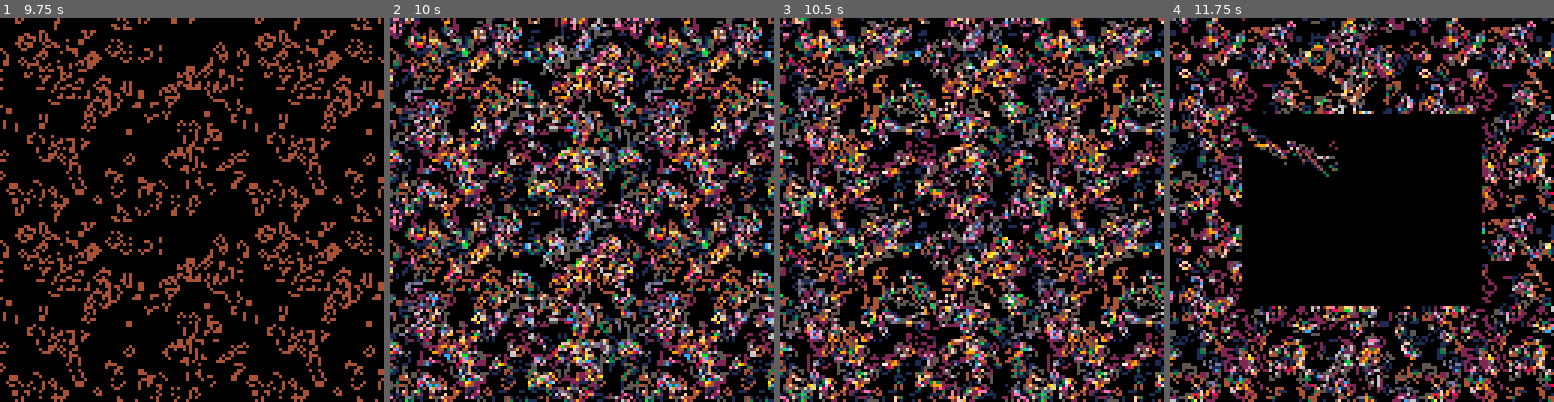
Above: before the commit, frames 1-4 (left to right).
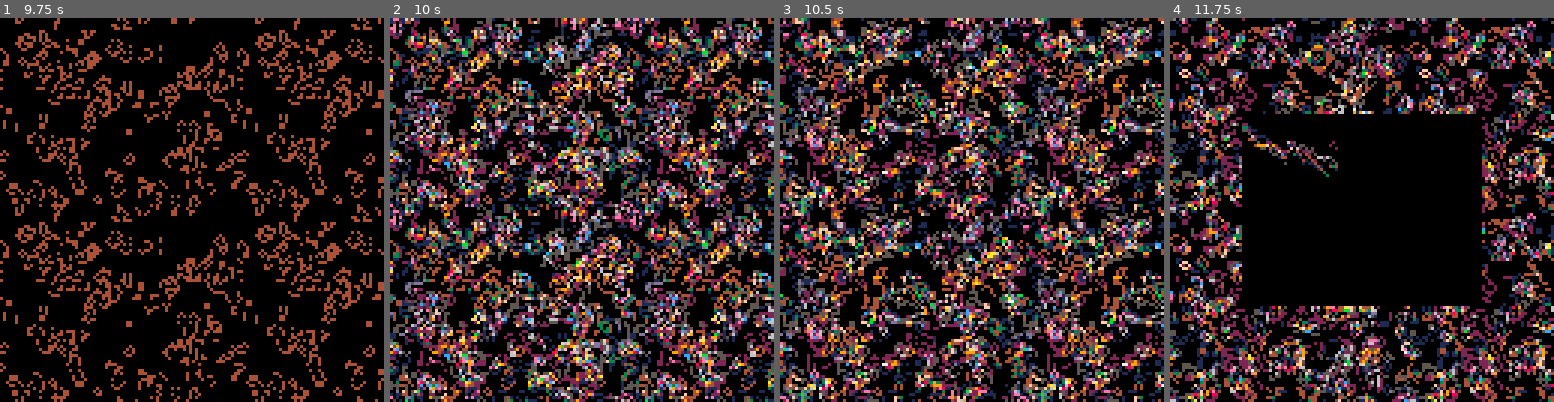
Above: after the commit, the same moments.

Repository: erwinbonsma/PicoGarden
Game: PICO-8 cartridge picogarden.p8
The game is run twice, just before and just after one commit, with the same random seed, the same clock (stepped at 60 frames per second) and the same inputs.
Inputs:
- Up to frame 1 (9.75 s): tap O (Z key) at 0.33, 1.07, 2.22, 3.72, 5.22, 6.72, 8.22, 9.72 s; tap Down at 0.7 s; tap X (X key) at 1.43, 2.07, 2.82, 3.57, 4.32, 5.07, 5.82, 6.57, 7.32, 8.07, 8.82, 9.57 s; hold Up 1.97-2.63 s; hold Right 2.68-3.02 s; hold Down 3.07-3.73 s; hold Left 3.78-4.12 s; hold Up 4.17-4.5 s; hold Left 4.55-5.05 s; hold Right 5.1-5.93 s; hold Up 5.98-6.65 s; hold Right 6.7-7.03 s; hold Down 7.08-7.75 s; hold Left 7.8-8.13 s; hold Up 8.18-8.52 s; hold Left 8.57-9.07 s; hold Right from 9.12 s (still down)
- Up to frame 2 (10 s): release Right at 9.95 s
- Up to frame 3 (10.5 s): hold Up from 10 s (still down); tap X (X key) at 10.32 s
- Up to frame 4 (11.75 s): release Up at 10.67 s; hold Right 10.72-11.05 s; tap X (X key) at 11.07 s; hold Down from 11.1 s (still down); tap O (Z key) at 11.22 s

Frame 1 is identical in both runs. In frame 2, 0.1% of the frame differs, in the area x 8-74%, y 39-91%; in frame 3, 0.2%; in frame 4, 1.3%, in the area x 5-77%, y 35-97%.

Commit message:
Add cellfind baseclass for decay

Diff:
--- a/picogarden.p8
+++ b/picogarden.p8
@@ -5,8 +5,8 @@
 -- a slow-play screensaver game
 -- (c) 2022 eriban
 
-max_decay_find_attempts=32
-num_decay_death_ticks=100
+max_cellfind_attempts=32
+num_decay_death_ticks=16
 history_len=80
 liveliness_limit=50
 max_wait=6
@@ -536,41 +536,58 @@
  return nbits
 end
 
-decay={}
-
-function decay:new(target_idx)
+cellfind={}
+
+function cellfind:new(target_idx)
  local o=setmetatable({},self)
  self.__index=self
 
  o.target_idx=target_idx
- o.count=-1
 
  return o
 end
 
-function decay:find_target(ca)
+function cellfind:find_target(ca)
  local specs=ca.specs
- for i=1,max_decay_find_attempts do
+ for i=1,max_cellfind_attempts do
   local x=flr(rnd(specs.w))
   local y=flr(rnd(specs.h))
 
   if ca:get(x,y) then
-   --printh("found target on attempt "
-   -- ..i)
-   self.x=x
-   self.y=y
-   self.count=1
-   self.mask=0xf
-   return
-  end
- end
- --printh("did not find target")
+   printh("found target on attempt "
+    ..i)
+   self.pos={x=x,y=y}
+   return true
+  end
+ end
+ printh("did not find target")
+end
+
+function cellfind:update(cas)
+ if self.pos==nil then
+  self:find_target(
+   cas[self.target_idx]
+  )
+ end
+end
+
+decay=cellfind:new()
+
+function decay:find_target(ca)
+ if cellfind.find_target(
+  self,ca
+ ) then
+  self.count=1
+  self.mask=0xf
+  return true
+ end
 end
 
 function decay:clear_area(ca)
  local specs=ca.specs
- for x=self.x-1,self.x+1 do
-  for y=self.y-1,self.y+1 do
+ local pos=self.pos
+ for x=pos.x-1,pos.x+1 do
+  for y=pos.y-1,pos.y+1 do
    ca:clr(
     (x+specs.w)%specs.w,
     (y+specs.h)%specs.h
@@ -581,7 +598,6 @@
 
 function decay:destroy(cas)
  sfx(0)
- self.count=-1
 
  local ti=self.target_idx
  for i=1,4 do
@@ -605,20 +621,17 @@
    self:clear_area(cas[i])
   end
  end
-end
-
+ self.pos=nil
+end
 
 function decay:update(cas)
- if self.count==-1 then
-  self:find_target(
-   cas[self.target_idx]
-  )
-  return
- end
+ cellfind.update(self,cas)
+ if (self.pos==nil) return
 
  for i,ca in pairs(cas) do
-  if not ca:get(self.x,self.y)
-  then
+  if not ca:get(
+   self.pos.x,self.pos.y
+  ) then
    self.mask&=~(1<<(i-1))
   end
  end
@@ -631,9 +644,9 @@
    self:destroy(cas)
   end
  else
-  --printh("target changed after "
-  -- ..self.count.." steps")
-  self.count=-1
+  printh("target changed after "
+   ..self.count.." steps")
+  self.pos=nil
  end
 end
 
